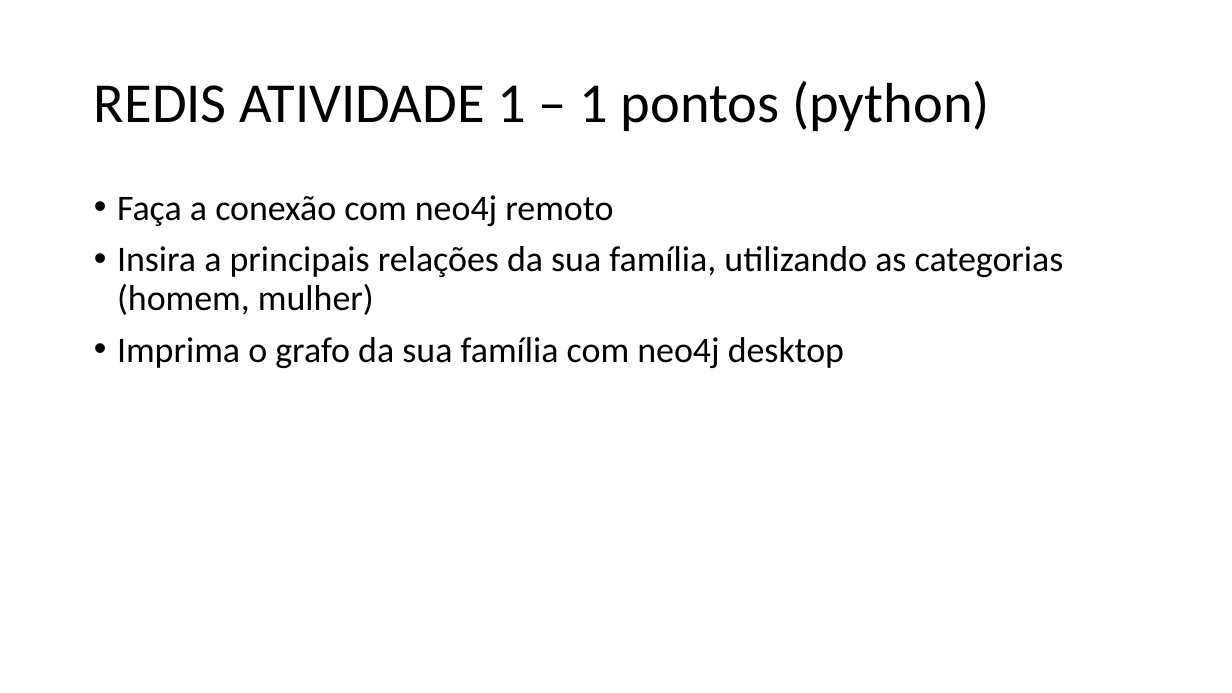
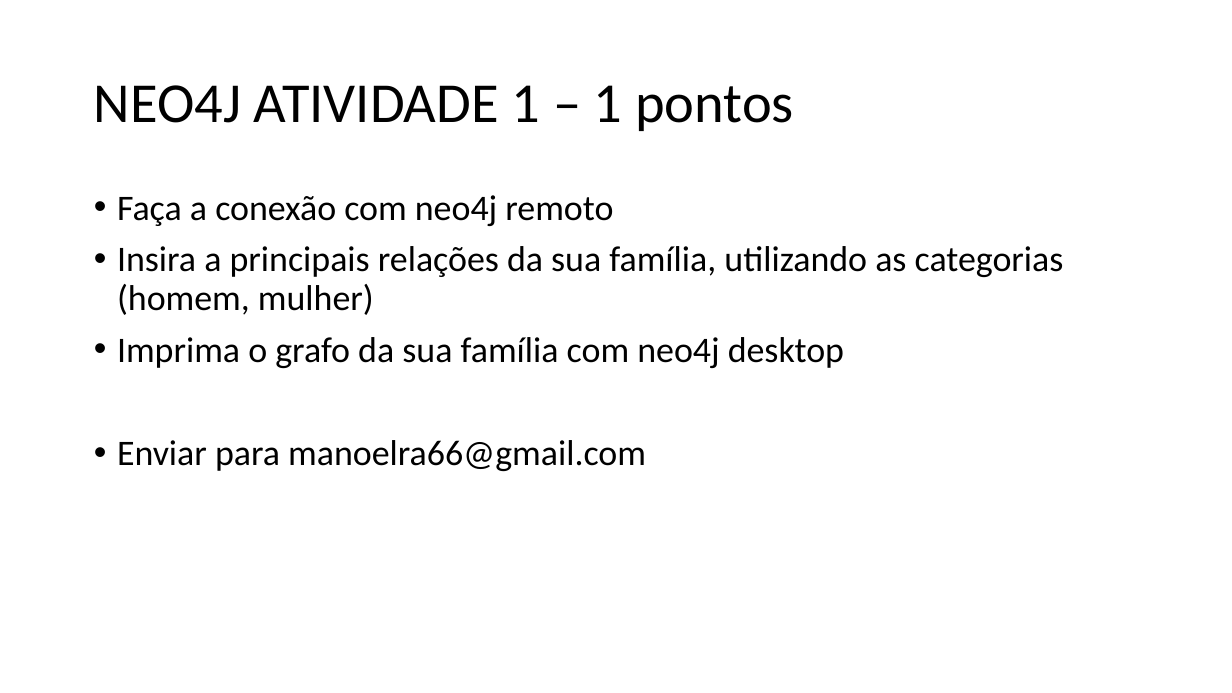
Before and after one commit to antoniomralmeida/nosql, a slide deck: slide 1 of ATIVIDADES.pptx. Drawn at 1232x693 pixels with LibreOffice and Linux fonts; fonts in the diff are those of the drawing. Boxes give left, top, right and bottom in pixels: in the first picture for what was removed or moved away, otherwise in the second. Text is boxed around its words. In the diff, an @@ line names an element or a change of style, - is before the commit and + after.

```diff
--- a/ATIVIDADES.pptx
+++ b/ATIVIDADES.pptx
@@ title at [94, 85, 794, 131]: text changed @@
-REDIS ATIVIDADE 1 – 1 pontos (python)
+NEO4J ATIVIDADE 1 – 1 pontos
@@ text at [117, 440, 646, 471]: paragraph added @@
+• Enviar para manoelra66@gmail.com
```
Also in this commit, not shown: 1 other slide changed, 1 other file.
